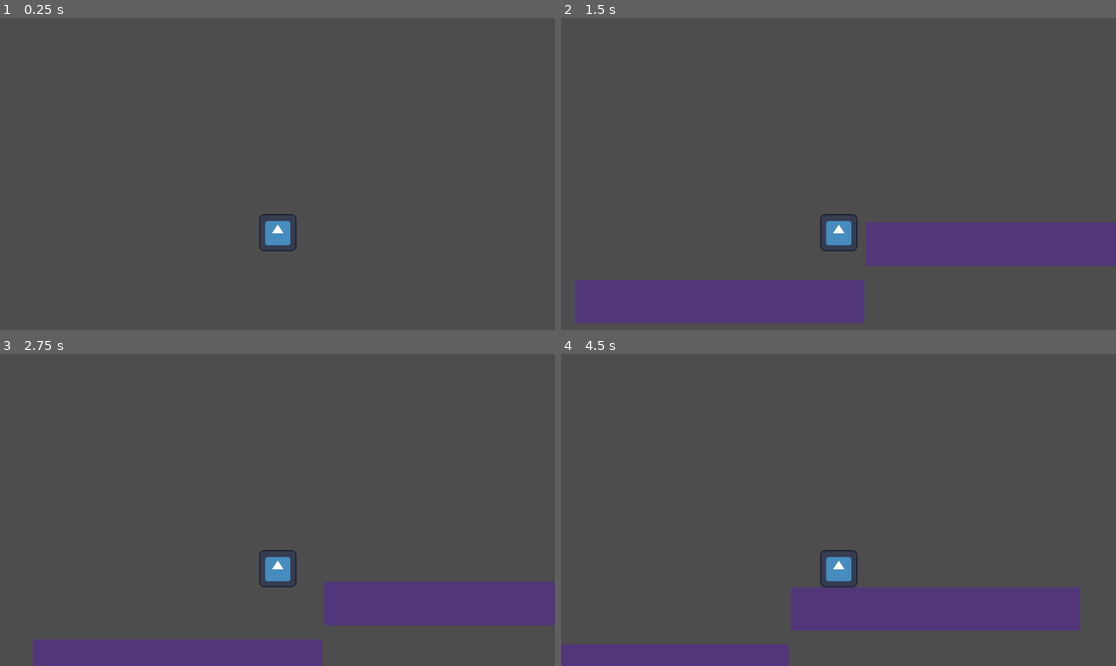
Above: before the commit, frames 1-4 (two rows, left to right).
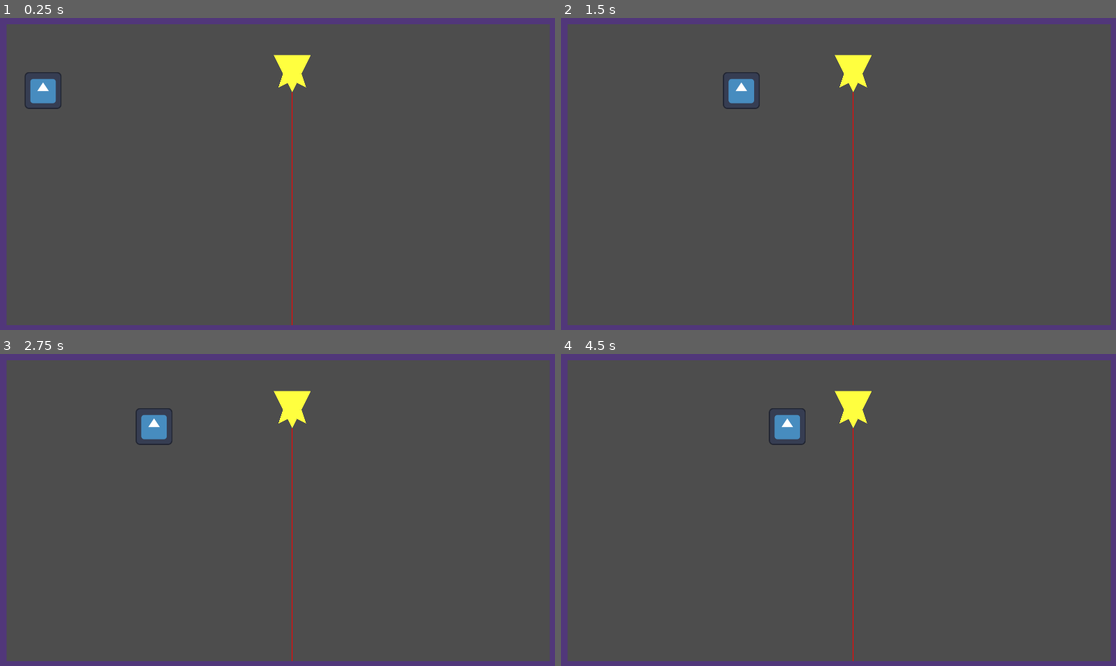
Above: after the commit, the same moments.

Repository: codedpalette/acerola-jam
Game: Godot game, scene res://scenes/world.tscn
The game is run twice, just before and just after one commit, with the same random seed, the same clock (stepped at 60 frames per second) and the same inputs. The engine's default icon, where the game draws it, is replaced by a stand-in: a white triangle on a blue panel in a dark square.
Inputs:
- Up to frame 1 (0.25 s): no input
- Up to frame 2 (1.5 s): tap Enter at 0.5 s; hold Right (right) from 0.53 s (still down); tap Space (jump) at 0.6, 0.77, 1.07, 1.35 s
- Up to frame 3 (2.75 s): tap Space (jump) at 1.52, 1.82, 2.1 s; release Right (right) at 2.03 s; hold Left (left) from 2.03 s (still down)
- Up to frame 4 (4.5 s): release Left (left) at 2.78 s; hold Right (right) 2.78-4.28 s; tap Space (jump) at 2.85, 3.02, 3.32, 3.6, 3.77, 4.07, 4.35 s; hold Left (left) from 4.28 s (still down)

The runs differ from the first frame. In frame 1, 7.0% of the frame differs, in the area x 0-100%, y 0-100%; in frame 2, 20%; in frame 3, 15%; in frame 4, 16%.

Commit message:
Laser and change player movement

Diff:
--- /dev/null
+++ b/scenes/laser.tscn
@@ -0,0 +1,23 @@
+[gd_scene load_steps=3 format=3 uid="uid://bun4esn866508"]
+
+[ext_resource type="Script" path="res://scripts/laser.gd" id="1_304nc"]
+
+[sub_resource type="RectangleShape2D" id="RectangleShape2D_hb233"]
+size = Vector2(128, 128)
+
+[node name="Laser" type="StaticBody2D"]
+script = ExtResource("1_304nc")
+metadata/_edit_group_ = true
+
+[node name="Polygon2D" type="Polygon2D" parent="."]
+color = Color(1, 1, 0.25098, 1)
+polygon = PackedVector2Array(2.08165e-12, -64, 16, -32, 48, -48, 32, 2.08165e-12, 64, 64, -64, 64, -32, 2.08165e-12, -48, -48, -16, -32)
+
+[node name="CollisionShape2D" type="CollisionShape2D" parent="."]
+position = Vector2(2.08165e-12, 2.08165e-12)
+shape = SubResource("RectangleShape2D_hb233")
+
+[node name="LaserRay" type="RayCast2D" parent="."]
+position = Vector2(0, -64)
+rotation = -3.14159
+target_position = Vector2(2.08165e-12, 2000)
--- a/scenes/player.tscn
+++ b/scenes/player.tscn
@@ -16,6 +16,3 @@
 [node name="CollisionShape2D" type="CollisionShape2D" parent="."]
 position = Vector2(2.08165e-12, 2.08165e-12)
 shape = SubResource("RectangleShape2D_u000h")
-
-[node name="Camera2D" type="Camera2D" parent="."]
-position = Vector2(-1, -203)
--- a/scenes/world.tscn
+++ b/scenes/world.tscn
@@ -1,15 +1,32 @@
-[gd_scene load_steps=3 format=3 uid="uid://binxilhcomp46"]
+[gd_scene load_steps=4 format=3 uid="uid://binxilhcomp46"]
 
 [ext_resource type="PackedScene" uid="uid://cqluxirx3v8cd" path="res://scenes/player.tscn" id="1_t56h5"]
 [ext_resource type="PackedScene" uid="uid://clapgf84hdqeo" path="res://scenes/platform.tscn" id="2_t2rf6"]
+[ext_resource type="PackedScene" uid="uid://bun4esn866508" path="res://scenes/laser.tscn" id="3_5hnvn"]
 
 [node name="World" type="Node2D"]
 
 [node name="Player" parent="." instance=ExtResource("1_t56h5")]
 position = Vector2(149, 251)
 
-[node name="Platform" parent="." instance=ExtResource("2_t2rf6")]
-position = Vector2(22, 1004)
+[node name="Wall_left" parent="." instance=ExtResource("2_t2rf6")]
+position = Vector2(-52, 540)
+rotation = 1.57079
+scale = Vector2(1.10128, 0.999967)
 
-[node name="Platform2" parent="." instance=ExtResource("2_t2rf6")]
-position = Vector2(1028, 806)
+[node name="Wall_right" parent="." instance=ExtResource("2_t2rf6")]
+position = Vector2(1977, 550)
+rotation = 1.57079
+scale = Vector2(1.10128, 0.999967)
+
+[node name="Wall_down" parent="." instance=ExtResource("2_t2rf6")]
+position = Vector2(977, 1138)
+scale = Vector2(1.94945, 1)
+
+[node name="Wall_up" parent="." instance=ExtResource("2_t2rf6")]
+position = Vector2(984, -53)
+scale = Vector2(1.94945, 1)
+
+[node name="Laser" parent="." instance=ExtResource("3_5hnvn")]
+position = Vector2(1011, 193)
+rotation = 3.14159
--- /dev/null
+++ b/scripts/laser.gd
@@ -0,0 +1,17 @@
+extends StaticBody2D
+
+@onready var laser_ray: RayCast2D = $LaserRay
+var collision_point: Vector2:
+	set(value):
+		if collision_point != value:
+			collision_point = value
+			queue_redraw()
+
+func _draw():
+	draw_line(laser_ray.position, collision_point, Color(1, 0, 0))
+
+# Called every frame. 'delta' is the elapsed time since the previous frame.
+func _physics_process(_delta):
+	if laser_ray.is_colliding():
+		var global_collision_point = laser_ray.get_collision_point()
+		collision_point = to_local(global_collision_point)
--- a/scripts/player.gd
+++ b/scripts/player.gd
@@ -1,26 +1,9 @@
 extends CharacterBody2D
 
-const SPEED = 300.0
-const JUMP_VELOCITY = -800.0
+const SPEED = 500.0
 
-# Get the gravity from the project settings to be synced with RigidBody nodes.
-var gravity = ProjectSettings.get_setting("physics/2d/default_gravity")
-
-func _physics_process(delta):
-	# Add the gravity.
-	if not is_on_floor():
-		velocity.y += gravity * delta
-
-	# Handle jump.
-	if Input.is_action_just_pressed("jump") and is_on_floor():
-		velocity.y = JUMP_VELOCITY
-
-	# Get the input direction and handle the movement/deceleration.
-	# As good practice, you should replace UI actions with custom gameplay actions.
-	var direction = Input.get_axis("left", "right")
-	if direction:
-		velocity.x = direction * SPEED
-	else:
-		velocity.x = move_toward(velocity.x, 0, SPEED)
-
+func _physics_process(_delta):
+	var direction_horizontal = Input.get_axis("left", "right")
+	var direction_vertical = Input.get_axis("up", "down")
+	velocity = Vector2(direction_horizontal, direction_vertical).normalized() * SPEED
 	move_and_slide()
